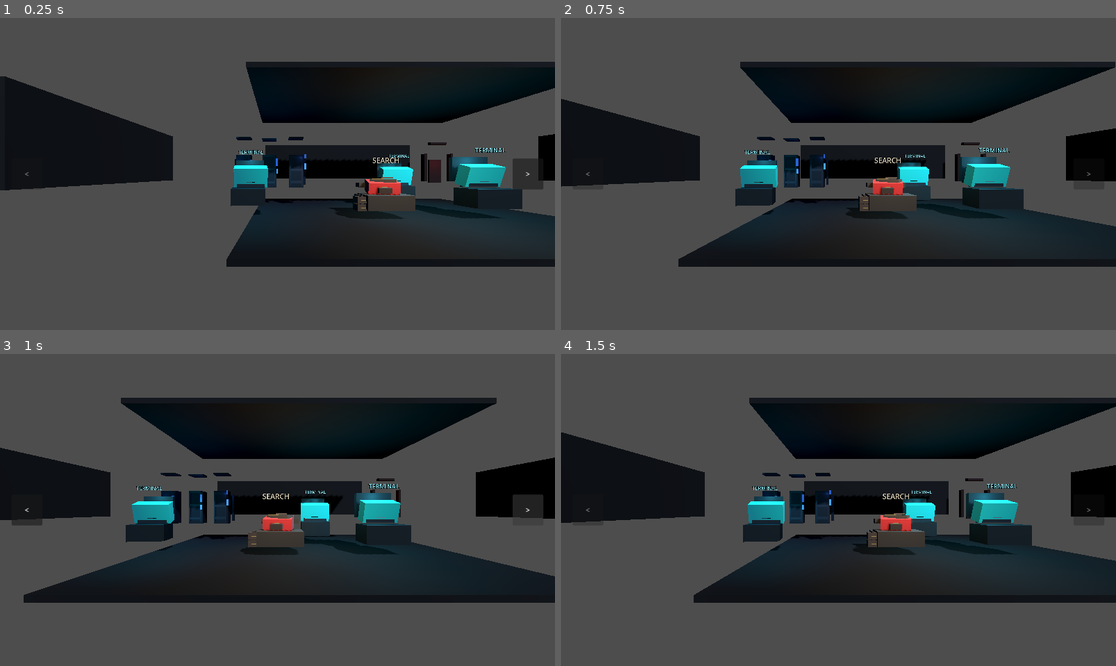
Above: before the commit, frames 1-4 (two rows, left to right).
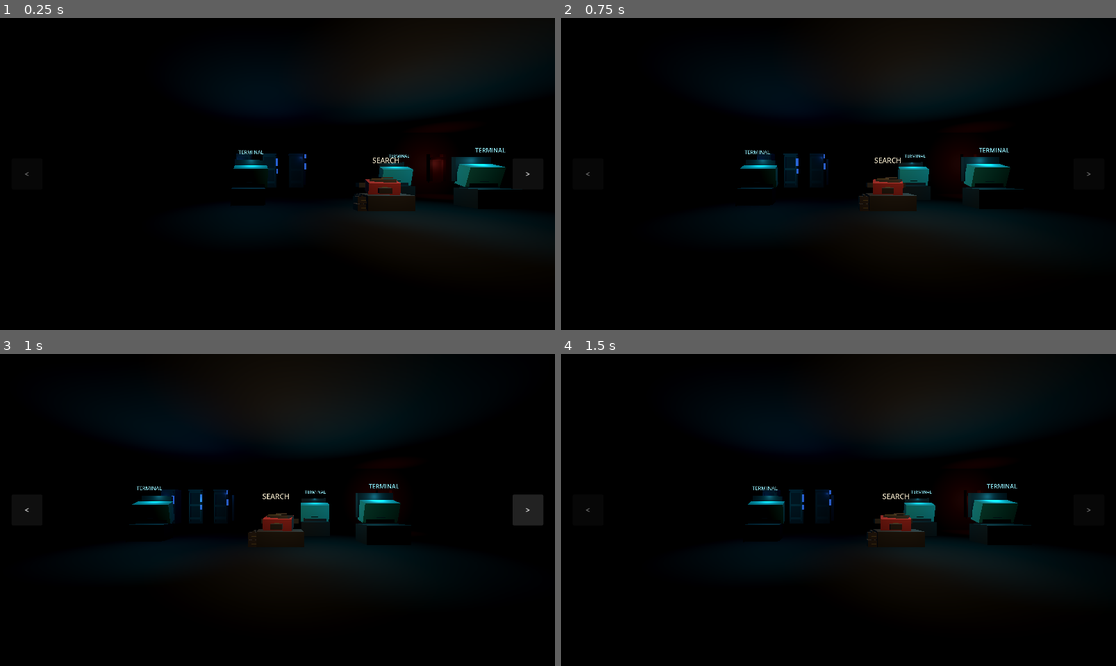
Above: after the commit, the same moments.

Repository: RealAtomTR/Familiar-Strange
Game: Godot game, scene res://node_3d.tscn
The game is run twice, just before and just after one commit, with the same random seed, the same clock (stepped at 60 frames per second) and the same inputs.
Inputs:
- Up to frame 1 (0.25 s): no input
- Up to frame 2 (0.75 s): click ">" at 0.5 s
- Up to frame 3 (1 s): no input
- Up to frame 4 (1.5 s): click "<" at 1.25 s

The runs differ from the first frame. In frame 1, 77% of the frame differs, in the area x 0-100%, y 0-100%; in frame 2, 78%; in frame 3, 78%; in frame 4, 78%.

Commit message:
Add phase 2 playable prototype

Diff:
--- a/familiar-strange/node_3d.tscn
+++ b/familiar-strange/node_3d.tscn
@@ -6,6 +6,7 @@
 [ext_resource type="Script" uid="uid://dmhj1p0grjp6l" path="res://caught_respawn_overlay.gd" id="4_55w1r"]
 [ext_resource type="Script" uid="uid://bn6o2pcpkdugc" path="res://terminal_interactable.gd" id="5_t8g5r"]
 [ext_resource type="Script" uid="uid://brrc32ngwcohm" path="res://phase_transition_overlay.gd" id="6_g7n3k"]
+[ext_resource type="Script" uid="uid://y8cefrhvbww0" path="res://phase_2_player_controller.gd" id="7_phase2"]
 
 [sub_resource type="StandardMaterial3D" id="Material_floor"]
 albedo_color = Color(0.06, 0.065, 0.072, 1)
@@ -160,6 +161,16 @@
 [node name="Camera3D" type="Camera3D" parent="." unique_id=1086011400]
 transform = Transform3D(1, 0, 0, 0, 1, 0, 0, 0, 1, 0, 1.6, 8)
 
+[node name="Phase2Placeholder" type="Node3D" parent="." unique_id=1588127069]
+transform = Transform3D(1, 0, 0, 0, 1, 0, 0, 0, 1, 12.2, 1.6, -6.5)
+script = ExtResource("7_phase2")
+camera_path = NodePath("Phase2Camera")
+phase_1_camera_path = NodePath("../Camera3D")
+movement_bounds_min = Vector3(10.2, 1.6, -8.6)
+movement_bounds_max = Vector3(14.4, 1.6, -4)
+
+[node name="Phase2Camera" type="Camera3D" parent="Phase2Placeholder" unique_id=1163797689]
+
 [node name="Waypoints" type="Node3D" parent="." unique_id=1101498359]
 
 [node name="Waypoint0" type="Marker3D" parent="Waypoints" unique_id=1753397112]
@@ -174,27 +185,27 @@
 [node name="EnvironmentGreybox" type="Node3D" parent="." unique_id=2008200]
 
 [node name="Floor" type="MeshInstance3D" parent="EnvironmentGreybox" unique_id=1627268736]
-transform = Transform3D(12, 0, 0, 0, 0.15, 0, 0, 0, 10, 5, -0.15, -1)
+transform = Transform3D(26.365, 0, 0, 0, 0.15, 0, 0, 0, 26.245, 5, -0.15, -1)
 material_override = SubResource("Material_floor")
 mesh = SubResource("BoxMesh_unit")
 
 [node name="BackWall" type="MeshInstance3D" parent="EnvironmentGreybox" unique_id=817631694]
-transform = Transform3D(12, 0, 0, 0, 2.8, 0, 0, 0, 0.2, 5, 2.6, -9)
+transform = Transform3D(23.01, 0, 0, 0, 5.745, 0, 0, 0, 0.2, 5, 2.6, -9)
 material_override = SubResource("Material_wall")
 mesh = SubResource("BoxMesh_unit")
 
 [node name="LeftWall" type="MeshInstance3D" parent="EnvironmentGreybox" unique_id=2052599696]
-transform = Transform3D(0.2, 0, 0, 0, 2.8, 0, 0, 0, 8, -6.8, 2.6, -1)
+transform = Transform3D(0.2, 0, 0, 0, 5.81, 0, 0, 0, 24.165, -6.8, 2.6, -1)
 material_override = SubResource("Material_wall")
 mesh = SubResource("BoxMesh_unit")
 
 [node name="RightWall" type="MeshInstance3D" parent="EnvironmentGreybox" unique_id=590634602]
-transform = Transform3D(0.2, 0, 0, 0, 2.8, 0, 0, 0, 8, 16.8, 2.6, -1)
+transform = Transform3D(0.2, 0, 0, 0, 5.79, 0, 0, 0, 27.5, 16.8, 2.6, -1)
 material_override = SubResource("Material_wall")
 mesh = SubResource("BoxMesh_unit")
 
 [node name="CeilingBeam" type="MeshInstance3D" parent="EnvironmentGreybox" unique_id=14421727]
-transform = Transform3D(12, 0, 0, 0, 0.18, 0, 0, 0, 7, 5, 5.1, -2)
+transform = Transform3D(24.155, 0, 0, 0, 0.18, 0, 0, 0, 34.51, 5, 5.1, -2)
 material_override = SubResource("Material_wall")
 mesh = SubResource("BoxMesh_unit")
 
@@ -239,7 +250,7 @@
 mesh = SubResource("BoxMesh_unit")
 
 [node name="ServerRackATopCap" type="MeshInstance3D" parent="EnvironmentGreybox" unique_id=22734124]
-transform = Transform3D(1, 0, 0, 0, 1, 0, 0, 0, 1, -1.8, 3.52, -3.1)
+transform = Transform3D(1, 0, 0, 0, 1, 0, 0, 0, 1, -1.8, 2.6606164, -3.1)
 material_override = SubResource("Material_server_trim")
 mesh = SubResource("BoxMesh_server_topcap")
 
@@ -289,7 +300,7 @@
 mesh = SubResource("BoxMesh_unit")
 
 [node name="ServerRackBTopCap" type="MeshInstance3D" parent="EnvironmentGreybox" unique_id=344724968]
-transform = Transform3D(1, 0, 0, 0, 1, 0, 0, 0, 1, -0.45, 3.52, -3.4)
+transform = Transform3D(1, 0, 0, 0, 1, 0, 0, 0, 1, -0.45, 2.6606164, -3.4)
 material_override = SubResource("Material_server_trim")
 mesh = SubResource("BoxMesh_server_topcap")
 
@@ -334,7 +345,7 @@
 mesh = SubResource("BoxMesh_unit")
 
 [node name="ServerRackCTopCap" type="MeshInstance3D" parent="EnvironmentGreybox" unique_id=643600774]
-transform = Transform3D(1, 0, 0, 0, 1, 0, 0, 0, 1, 1, 3.52, -3.1)
+transform = Transform3D(1, 0, 0, 0, 1, 0, 0, 0, 1, 1, 2.6606164, -3.1)
 material_override = SubResource("Material_server_trim")
 mesh = SubResource("BoxMesh_server_topcap")
 
@@ -384,7 +395,7 @@
 mesh = SubResource("BoxMesh_unit")
 
 [node name="TerminalRearPanelLeft" type="MeshInstance3D" parent="EnvironmentGreybox" unique_id=1695181225]
-transform = Transform3D(1.1883217, 0, 0.025051143, 0, 0.9, 0, -0.16700763, 0, 0.17824826, -1.2, 1.75, -0.95)
+transform = Transform3D(1.1883217, 0, 0.025051143, 0, 0.9, 0, -0.16700763, 0, 0.17824826, -1.2, 1.75, -0.80524606)
 material_override = SubResource("Material_terminal_stand")
 mesh = SubResource("BoxMesh_unit")
 
@@ -394,7 +405,7 @@
 mesh = SubResource("BoxMesh_unit")
 
 [node name="TerminalRearPanelCenter" type="MeshInstance3D" parent="EnvironmentGreybox" unique_id=1314348130]
-transform = Transform3D(1.1934264, 0, -0.01881504, 0, 0.9, 0, 0.12543361, 0, 0.17901395, 5.85, 1.75, -2.72)
+transform = Transform3D(1.1934264, 0, -0.01881504, 0, 0.9, 0, 0.12543361, 0, 0.17901395, 5.85, 1.75, -2.4699)
 material_override = SubResource("Material_terminal_stand")
 mesh = SubResource("BoxMesh_unit")
 
@@ -404,22 +415,22 @@
 mesh = SubResource("BoxMesh_unit")
 
 [node name="TerminalRearPanelRight" type="MeshInstance3D" parent="EnvironmentGreybox" unique_id=494136150]
-transform = Transform3D(1.45, 0, 0, 0, 1, 0, 0, 0, 0.2, 8, 1.8, -0.55)
+transform = Transform3D(1.45, 0, 0, 0, 1, 0, 0, 0, 0.2, 8, 1.8, -0.40524608)
 material_override = SubResource("Material_terminal_stand")
 mesh = SubResource("BoxMesh_unit")
 
 [node name="DoorFrameLeft" type="MeshInstance3D" parent="EnvironmentGreybox" unique_id=2144068093]
-transform = Transform3D(0.2, 0, 0, 0, 2.1, 0, 0, 0, 0.35, 11.4, 2.1, -7.8)
+transform = Transform3D(0.2, 0, 0, 0, 2.1, 0, 0, 0, 0.35, 11.883438, 2.1, -7.8938174)
 material_override = SubResource("Material_door")
 mesh = SubResource("BoxMesh_unit")
 
 [node name="DoorFrameRight" type="MeshInstance3D" parent="EnvironmentGreybox" unique_id=887869490]
-transform = Transform3D(0.2, 0, 0, 0, 2.1, 0, 0, 0, 0.35, 13.4, 2.1, -7.8)
+transform = Transform3D(0.2, 0, 0, 0, 2.1, 0, 0, 0, 0.35, 12.9010515, 2.1, -7.8556595)
 material_override = SubResource("Material_door")
 mesh = SubResource("BoxMesh_unit")
 
 [node name="DoorLintel" type="MeshInstance3D" parent="EnvironmentGreybox" unique_id=905461383]
-transform = Transform3D(1.2, 0, 0, 0, 0.2, 0, 0, 0, 0.35, 12.4, 3.95, -7.8)
+transform = Transform3D(1.2, 0, 0, 0, 0.2, 0, 0, 0, 0.35, 12.4, 2.785779, -7.8)
 material_override = SubResource("Material_door")
 mesh = SubResource("BoxMesh_unit")
 
@@ -431,14 +442,14 @@
 [node name="KeyLight" type="DirectionalLight3D" parent="EnvironmentGreybox" unique_id=1880171531]
 transform = Transform3D(0.88914, -0.257834, 0.378522, 0, 0.826126, 0.563488, -0.457633, -0.500983, 0.734472, 0, 4.6, 2.2)
 light_color = Color(0.69, 0.75, 0.84, 1)
-light_energy = 0.88
+light_energy = 2.545
 shadow_enabled = true
 
 [node name="SearchWarmFill" type="OmniLight3D" parent="EnvironmentGreybox" unique_id=1579836663]
 transform = Transform3D(1, 0, 0, 0, 1, 0, 0, 0, 1, 4.25, 2.55, 1.35)
 light_color = Color(0.88, 0.74, 0.56, 1)
-light_energy = 1.25
-omni_range = 6.4
+light_energy = 1.08
+omni_range = 5.8
 
 [node name="ServerLight" type="OmniLight3D" parent="EnvironmentGreybox" unique_id=1493956910]
 transform = Transform3D(1, 0, 0, 0, 1, 0, 0, 0, 1, -0.15, 3.25, -2.95)
@@ -473,13 +484,13 @@
 [node name="TerminalGlowRight" type="OmniLight3D" parent="EnvironmentGreybox" unique_id=36096990]
 transform = Transform3D(1, 0, 0, 0, 1, 0, 0, 0, 1, 8, 2.15, -0.12)
 light_color = Color(0.18, 0.72, 0.82, 1)
-light_energy = 1.38
-omni_range = 7.0
+light_energy = 1.14
+omni_range = 6.2
 
 [node name="DoorRim" type="OmniLight3D" parent="EnvironmentGreybox" unique_id=1462719487]
 transform = Transform3D(1, 0, 0, 0, 1, 0, 0, 0, 1, 12.4, 2.4372714, -7.5560637)
 light_color = Color(0.45, 0.16, 0.14, 1)
-light_energy = 0.64
+light_energy = 3.934
 omni_range = 4.2
 
 [node name="SearchableInteractable" type="StaticBody3D" parent="." unique_id=1502475055]
--- a/familiar-strange/phase_1_waypoint_controller.gd
+++ b/familiar-strange/phase_1_waypoint_controller.gd
@@ -1,5 +1,6 @@
 extends Node3D
 
+const GAME_STATE_SCRIPT := preload("res://game_state.gd")
 const CLICK_THRESHOLD: float = 8.0
 
 @export var camera_path: NodePath
@@ -20,6 +21,7 @@
 var previous_button: Button = null
 var next_button: Button = null
 var terminal_panel: Control = null
+var game_state: Node = null
 var waypoints: Array[Marker3D] = []
 var current_waypoint_index: int = 0
 var mouse_press_position: Vector2 = Vector2.ZERO
@@ -29,6 +31,7 @@
 var active_tween: Tween = null
 var current_look_yaw_degrees: float = 0.0
 var current_look_pitch_degrees: float = 0.0
+var is_phase_1_active: bool = true
 
 
 func _ready() -> void:
@@ -36,6 +39,7 @@
 	previous_button = get_node_or_null(previous_button_path) as Button
 	next_button = get_node_or_null(next_button_path) as Button
 	terminal_panel = get_node_or_null(terminal_panel_path) as Control
+	game_state = get_node_or_null("/root/GameState")
 	waypoints = _resolve_waypoints()
 
 	if camera == null:
@@ -47,6 +51,13 @@
 
 	if next_button != null and not next_button.pressed.is_connected(_on_next_button_pressed):
 		next_button.pressed.connect(_on_next_button_pressed)
+
+	if game_state != null:
+		if game_state.has_signal("state_changed") and not game_state.state_changed.is_connected(_on_game_state_changed):
+			game_state.state_changed.connect(_on_game_state_changed)
+		_refresh_phase_state()
+	else:
+		push_warning("Phase1WaypointController: GameState autoload is missing.")
 
 	if waypoints.is_empty():
 		push_warning("Phase1WaypointController: waypoint list is empty.")
@@ -59,6 +70,9 @@
 
 
 func _unhandled_input(event: InputEvent) -> void:
+	if not is_phase_1_active:
+		return
+
 	if event is InputEventMouseMotion:
 		_handle_mouse_motion(event as InputEventMouseMotion)
 		return
@@ -89,7 +103,7 @@
 
 
 func _on_previous_button_pressed() -> void:
-	if is_transitioning or current_waypoint_index <= 0:
+	if not is_phase_1_active or is_transitioning or current_waypoint_index <= 0:
 		return
 
 	current_waypoint_index -= 1
@@ -97,7 +111,7 @@
 
 
 func _on_next_button_pressed() -> void:
-	if is_transitioning or current_waypoint_index >= waypoints.size() - 1:
+	if not is_phase_1_active or is_transitioning or current_waypoint_index >= waypoints.size() - 1:
 		return
 
 	current_waypoint_index += 1
@@ -140,7 +154,7 @@
 
 
 func _try_interact(screen_position: Vector2) -> void:
-	if camera == null or is_transitioning:
+	if camera == null or not is_phase_1_active or is_transitioning:
 		return
 
 	var ray_origin: Vector3 = camera.project_ray_origin(screen_position)
@@ -205,7 +219,26 @@
 
 
 func _can_use_limited_look() -> bool:
-	return limited_look_enabled and not is_transitioning and not _is_terminal_panel_open()
+	return is_phase_1_active and limited_look_enabled and not is_transitioning and not _is_terminal_panel_open()
+
+
+func _on_game_state_changed(_previous_state: int, _new_state: int) -> void:
+	_refresh_phase_state()
+
+
+func _refresh_phase_state() -> void:
+	if game_state == null:
+		is_phase_1_active = true
+		_update_button_states()
+		return
+
+	var current_state: int = int(game_state.get("current_state"))
+	is_phase_1_active = current_state == GAME_STATE_SCRIPT.GAME_STATE.PHASE_1_2D
+	if not is_phase_1_active:
+		is_left_mouse_button_down = false
+		is_right_mouse_button_down = false
+	_reset_limited_look_offset()
+	_update_button_states()
 
 
 func _is_terminal_panel_open() -> bool:
@@ -244,7 +277,9 @@
 
 func _update_button_states() -> void:
 	if previous_button != null:
-		previous_button.disabled = is_transitioning or current_waypoint_index <= 0
+		previous_button.visible = is_phase_1_active
+		previous_button.disabled = not is_phase_1_active or is_transitioning or current_waypoint_index <= 0
 
 	if next_button != null:
-		next_button.disabled = is_transitioning or waypoints.is_empty() or current_waypoint_index >= waypoints.size() - 1
+		next_button.visible = is_phase_1_active
+		next_button.disabled = not is_phase_1_active or is_transitioning or waypoints.is_empty() or current_waypoint_index >= waypoints.size() - 1
--- /dev/null
+++ b/familiar-strange/phase_2_player_controller.gd
@@ -0,0 +1,166 @@
+extends Node3D
+
+const GAME_STATE_SCRIPT := preload("res://game_state.gd")
+
+@export var camera_path: NodePath
+@export var phase_1_camera_path: NodePath
+@export var move_speed: float = 2.8
+@export var mouse_sensitivity: float = 0.08
+@export var movement_bounds_min: Vector3 = Vector3(-2.0, 1.6, -3.0)
+@export var movement_bounds_max: Vector3 = Vector3(2.0, 1.6, 3.0)
+@export_range(-85.0, 0.0, 1.0) var min_pitch_degrees: float = -45.0
+@export_range(0.0, 85.0, 1.0) var max_pitch_degrees: float = 45.0
+
+var camera: Camera3D = null
+var phase_1_camera: Camera3D = null
+var game_state: Node = null
+var is_phase_2_active: bool = false
+var is_mouse_capture_requested: bool = false
+var pitch_degrees: float = 0.0
+
+
+func _ready() -> void:
+	camera = get_node_or_null(camera_path) as Camera3D
+	phase_1_camera = get_node_or_null(phase_1_camera_path) as Camera3D
+	game_state = get_node_or_null("/root/GameState")
+
+	if game_state != null:
+		if game_state.has_signal("state_changed") and not game_state.state_changed.is_connected(_on_game_state_changed):
+			game_state.state_changed.connect(_on_game_state_changed)
+	else:
+		push_warning("Phase2PlayerController: GameState autoload is missing.")
+
+	_refresh_phase_state()
+
+
+func _exit_tree() -> void:
+	_release_mouse()
+
+
+func _physics_process(delta: float) -> void:
+	if not is_phase_2_active:
+		return
+
+	var movement_input: Vector3 = _get_movement_input()
+	if movement_input.is_zero_approx():
+		return
+
+	var forward: Vector3 = -global_transform.basis.z
+	forward.y = 0.0
+	forward = forward.normalized()
+
+	var right: Vector3 = global_transform.basis.x
+	right.y = 0.0
+	right = right.normalized()
+
+	var movement: Vector3 = ((right * movement_input.x) + (forward * movement_input.z)).normalized()
+	global_position += movement * move_speed * delta
+	_clamp_to_bounds()
+
+
+func _unhandled_input(event: InputEvent) -> void:
+	if not is_phase_2_active:
+		return
+
+	if event is InputEventKey:
+		var key_event: InputEventKey = event as InputEventKey
+		if key_event.pressed and not key_event.echo and key_event.keycode == KEY_ESCAPE:
+			_release_mouse()
+			get_viewport().set_input_as_handled()
+			return
+
+	if event is InputEventMouseButton:
+		var mouse_button_event: InputEventMouseButton = event as InputEventMouseButton
+		if mouse_button_event.pressed and Input.mouse_mode != Input.MOUSE_MODE_CAPTURED:
+			_capture_mouse()
+			get_viewport().set_input_as_handled()
+			return
+
+	if event is InputEventMouseMotion and is_mouse_capture_requested:
+		var mouse_motion: InputEventMouseMotion = event as InputEventMouseMotion
+		rotation_degrees.y -= mouse_motion.relative.x * mouse_sensitivity
+		pitch_degrees = clampf(
+			pitch_degrees - (mouse_motion.relative.y * mouse_sensitivity),
+			min_pitch_degrees,
+			max_pitch_degrees
+		)
+		_apply_camera_pitch()
+
+
+func is_active() -> bool:
+	return is_phase_2_active
+
+
+func is_mouse_captured() -> bool:
+	return is_mouse_capture_requested
+
+
+func _get_movement_input() -> Vector3:
+	var movement_input: Vector3 = Vector3.ZERO
+	if Input.is_key_pressed(KEY_A):
+		movement_input.x -= 1.0
+	if Input.is_key_pressed(KEY_D):
+		movement_input.x += 1.0
+	if Input.is_key_pressed(KEY_W):
+		movement_input.z += 1.0
+	if Input.is_key_pressed(KEY_S):
+		movement_input.z -= 1.0
+	return movement_input
+
+
+func _on_game_state_changed(_previous_state: int, _new_state: int) -> void:
+	_refresh_phase_state()
+
+
+func _refresh_phase_state() -> void:
+	var should_be_active: bool = false
+	if game_state != null:
+		should_be_active = int(game_state.get("current_state")) == GAME_STATE_SCRIPT.GAME_STATE.PHASE_2_3D
+
+	if is_phase_2_active == should_be_active:
+		_apply_camera_state()
+		return
+
+	is_phase_2_active = should_be_active
+	_apply_camera_state()
+
+
+func _apply_camera_state() -> void:
+	if camera == null:
+		return
+
+	camera.current = is_phase_2_active
+	if phase_1_camera != null:
+		phase_1_camera.current = not is_phase_2_active
+
+	if is_phase_2_active:
+		_capture_mouse()
+		_apply_camera_pitch()
+	else:
+		_release_mouse()
+
+
+func _apply_camera_pitch() -> void:
+	if camera == null:
+		return
+
+	camera.rotation_degrees.x = pitch_degrees
+
+
+func _capture_mouse() -> void:
+	is_mouse_capture_requested = true
+	Input.mouse_mode = Input.MOUSE_MODE_CAPTURED
+
+
+func _release_mouse() -> void:
+	is_mouse_capture_requested = false
+	if Input.mouse_mode == Input.MOUSE_MODE_CAPTURED:
+		Input.mouse_mode = Input.MOUSE_MODE_VISIBLE
+
+
+func _clamp_to_bounds() -> void:
+	global_position = Vector3(
+		clampf(global_position.x, movement_bounds_min.x, movement_bounds_max.x),
+		clampf(global_position.y, movement_bounds_min.y, movement_bounds_max.y),
+		clampf(global_position.z, movement_bounds_min.z, movement_bounds_max.z)
+	)
--- a/familiar-strange/phase_transition_overlay.gd
+++ b/familiar-strange/phase_transition_overlay.gd
@@ -1,5 +1,6 @@
 extends ColorRect
 
+const GAME_STATE_SCRIPT := preload("res://game_state.gd")
 const GLITCH_FLASH_DURATION: float = 0.08
 const GLITCH_DARKEN_DURATION: float = 0.22
 const GLITCH_SETTLE_DURATION: float = 0.2
@@ -7,8 +8,6 @@
 const FLASH_COLOR: Color = Color(0.85, 0.9, 1.0, 0.65)
 const DARK_COLOR: Color = Color(0.0, 0.0, 0.0, 0.95)
 
-const GAME_STATE_PHASE_TRANSITION: int = 1
-const GAME_STATE_PHASE_2_3D: int = 2
 
 var game_state: Node = null
 var is_transition_running: bool = false
@@ -24,7 +23,7 @@
 
 
 func _on_state_changed(_previous_state: int, new_state: int) -> void:
-	if new_state != GAME_STATE_PHASE_TRANSITION:
+	if new_state != GAME_STATE_SCRIPT.GAME_STATE.PHASE_TRANSITION:
 		return
 
 	if is_transition_running:
@@ -38,14 +37,17 @@
 	visible = true
 	color = HIDDEN_COLOR
 
-	var transition_tween: Tween = create_tween()
-	transition_tween.tween_property(self, "color", FLASH_COLOR, GLITCH_FLASH_DURATION)
-	transition_tween.tween_property(self, "color", DARK_COLOR, GLITCH_DARKEN_DURATION)
-	transition_tween.tween_property(self, "color", HIDDEN_COLOR, GLITCH_SETTLE_DURATION)
-	await transition_tween.finished
+	var darken_tween: Tween = create_tween()
+	darken_tween.tween_property(self, "color", FLASH_COLOR, GLITCH_FLASH_DURATION)
+	darken_tween.tween_property(self, "color", DARK_COLOR, GLITCH_DARKEN_DURATION)
+	await darken_tween.finished
 
 	if game_state != null and game_state.has_method("change_state"):
-		game_state.call("change_state", GAME_STATE_PHASE_2_3D)
+		game_state.call("change_state", GAME_STATE_SCRIPT.GAME_STATE.PHASE_2_3D)
+
+	var settle_tween: Tween = create_tween()
+	settle_tween.tween_property(self, "color", HIDDEN_COLOR, GLITCH_SETTLE_DURATION)
+	await settle_tween.finished
 
 	visible = false
 	is_transition_running = false
--- a/familiar-strange/terminal_interactable.gd
+++ b/familiar-strange/terminal_interactable.gd
@@ -20,6 +20,9 @@
 
 
 func _ready() -> void:
+	if active_terminal != null and not is_instance_valid(active_terminal):
+		active_terminal = null
+
 	mesh_instance = get_node_or_null(mesh_instance_path) as MeshInstance3D
 	panel = get_node_or_null(panel_path) as Control
 	status_label = get_node_or_null(status_label_path) as Label
Not shown, added: familiar-strange/phase_2_player_controller.gd.uid
Not shown, changed: .gitignore
